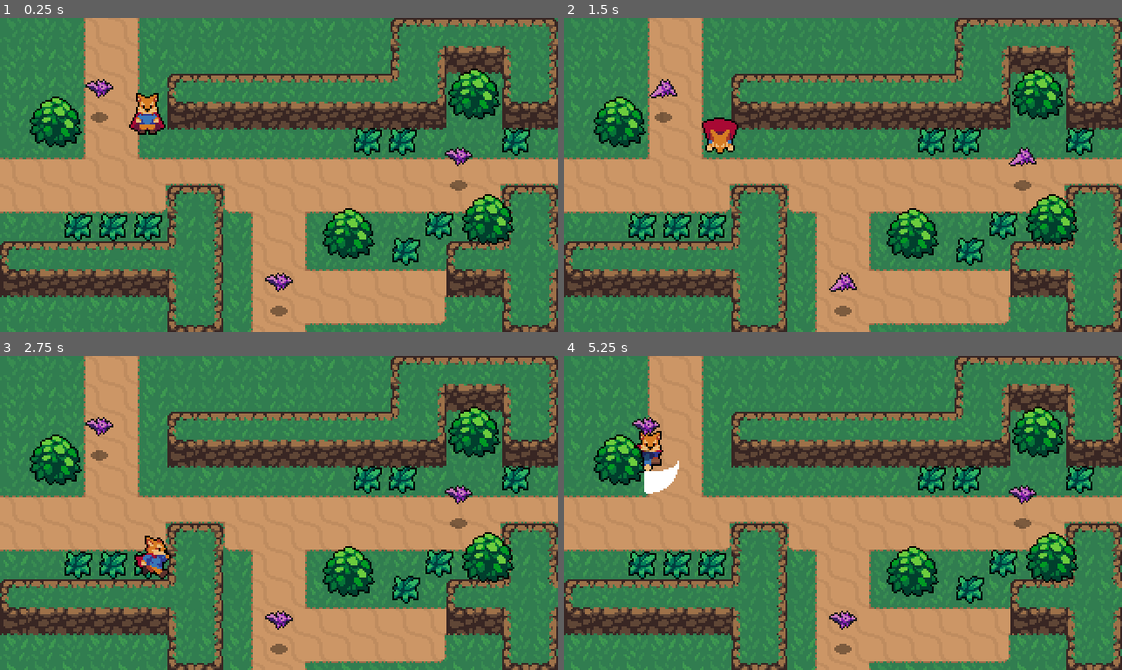
Above: before the commit, frames 1-4 (two rows, left to right).
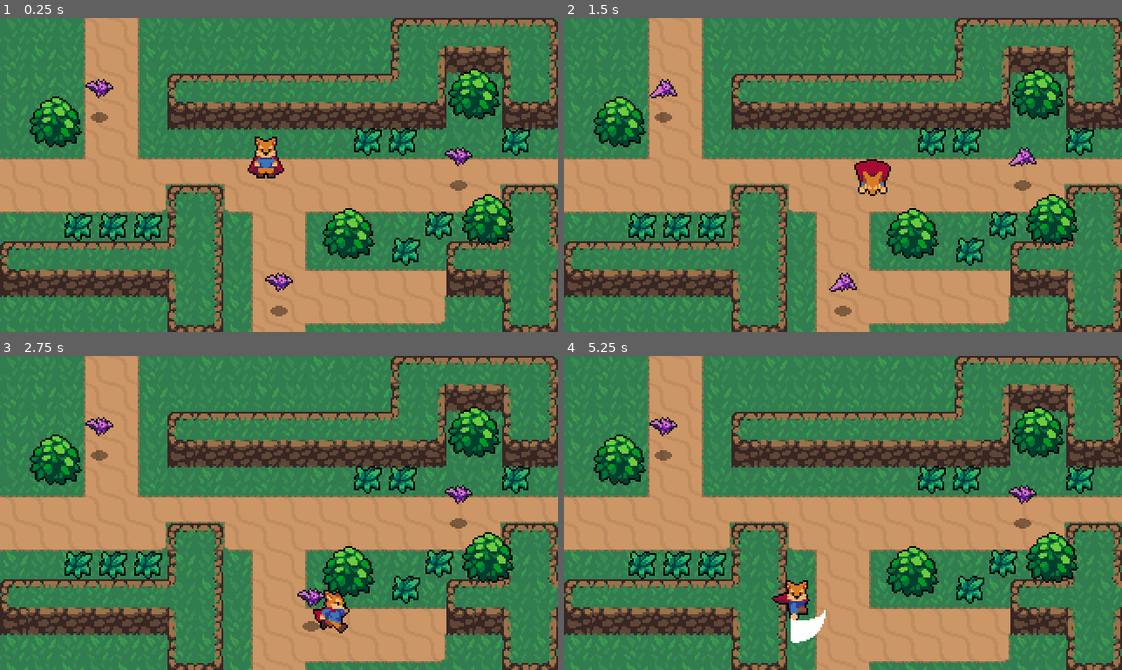
Above: after the commit, the same moments.

Repository: rprav-n/action-rpg
Game: Godot game, scene res://scenes/world/world.tscn
The game is run twice, just before and just after one commit, with the same random seed, the same clock (stepped at 60 frames per second) and the same inputs.
Inputs:
- Up to frame 1 (0.25 s): no input
- Up to frame 2 (1.5 s): hold D (move_right) 0.53-1.28 s; tap X (attack) at 0.6 s; hold S (move_down) from 1.28 s (still down); tap Space (roll) at 1.35 s
- Up to frame 3 (2.75 s): release S (move_down) at 2.03 s; hold D (move_right) from 2.03 s (still down); tap X (attack) at 2.1 s
- Up to frame 4 (5.25 s): release D (move_right) at 2.78 s; hold Up (move_up) 2.78-3.53 s; tap Space (roll) at 2.85, 4.35 s; hold Left (move_left) 3.53-5.03 s; tap X (attack) at 3.6, 5.1 s; hold S (move_down) from 5.03 s (still down)

The runs differ from the first frame. In frame 1, 1.2% of the frame differs, in the area x 23-51%, y 23-52%; in frame 2, 1.2%; in frame 3, 1.6%; in frame 4, 2.2%, in the area x 12-53%, y 19-95%.

Commit message:
Added bat AI start

Diff:
--- a/project.godot
+++ b/project.godot
@@ -21,7 +21,7 @@
 window/size/viewport_height=180
 window/size/window_width_override=1280
 window/size/window_height_override=720
-window/stretch/mode="viewport"
+window/stretch/mode="canvas_items"
 
 [input]
 
@@ -66,7 +66,7 @@
 2d_physics/layer_2="Player"
 2d_physics/layer_3="Hitbox"
 2d_physics/layer_4="Hurtbox"
-2d_physics/layer_5="Enem"
+2d_physics/layer_5="Enemy"
 
 [rendering]
 
--- a/scenes/bat/bat.gd
+++ b/scenes/bat/bat.gd
@@ -2,17 +2,43 @@
 
 extends CharacterBody2D
 
-const FRICTION: int = 400
-const MOVE: int = 150
+enum State {IDLE, WANDER, CHASE}
+
+const KNOCK_BACK_SPEED: int = 50
+const SPEED: int = 50
+const ACCELERATION: int = 400
+const FRICTION: int = 500
+const enemy_death_effect_scene: PackedScene = preload("res://scenes/effects/enemy_death/enemy_death_effect.tscn")
 
 @onready var stats: Stats = $Stats
 @onready var animated_sprite_2d: AnimatedSprite2D = $AnimatedSprite2D
-const enemy_death_effect_scene: PackedScene = preload("res://scenes/effects/enemy_death/enemy_death_effect.tscn")
+@onready var detection_zone: DetectionZone = $DetectionZone
+
+var state: State = State.IDLE
+
+func _physics_process(delta: float) -> void:
+
+	match state:
+		State.IDLE:
+			velocity = velocity.move_toward(Vector2.ZERO, FRICTION * delta)
+			seek_player()
+		State.WANDER:
+			pass
+		State.CHASE:
+			var player: Player = detection_zone.player
+			if player != null:
+				var direction: Vector2 = (player.global_position - global_position).normalized()
+				velocity = velocity.move_toward(direction * SPEED, ACCELERATION * delta)
+			else:
+				state = State.IDLE
+	move_and_slide()
+	update_animation()
 
 
-func _physics_process(delta: float) -> void:
-	velocity = velocity.move_toward(Vector2.ZERO, FRICTION * delta)
-	move_and_slide()
+func seek_player() -> void:
+	if detection_zone.can_see_player():
+		state = State.CHASE
+
 
 
 func spawn_enemy_death_effect() -> void:
@@ -21,10 +47,15 @@
 	enemy_death_effect.global_position = global_position
 
 
+func update_animation() -> void:
+	if velocity.x != 0:
+		animated_sprite_2d.flip_h = velocity.x < 0
+
+
 func _on_hurtbox_area_entered(area: Area2D) -> void:
 	if area is SwordHitBox:
 		stats.health -= area.damage
-		velocity = area.knock_back_vector * MOVE
+		velocity = area.knock_back_vector * KNOCK_BACK_SPEED
 
 
 func _on_stats_no_health() -> void:
--- a/scenes/bat/bat.tscn
+++ b/scenes/bat/bat.tscn
@@ -1,10 +1,11 @@
-[gd_scene load_steps=14 format=3 uid="uid://ho1g7gd182le"]
+[gd_scene load_steps=16 format=3 uid="uid://ho1g7gd182le"]
 
 [ext_resource type="Script" path="res://scenes/bat/bat.gd" id="1_1mlw0"]
 [ext_resource type="Texture2D" uid="uid://4y3tgg1hw7ji" path="res://assets/Enemies/Bat.png" id="1_inafb"]
 [ext_resource type="Texture2D" uid="uid://bdqthw5mwfthi" path="res://assets/Shadows/SmallShadow.png" id="2_uvdvu"]
 [ext_resource type="PackedScene" uid="uid://4b24a55cs228" path="res://scenes/hurtbox/hurtbox.tscn" id="3_c8xuv"]
 [ext_resource type="PackedScene" uid="uid://dugqfxff3t7h4" path="res://scenes/stats/stats.tscn" id="5_ny57p"]
+[ext_resource type="PackedScene" uid="uid://dkp4pwvsy4crh" path="res://scenes/detection_zone/detection_zone.tscn" id="6_d4sya"]
 
 [sub_resource type="AtlasTexture" id="AtlasTexture_oq882"]
 atlas = ExtResource("1_inafb")
@@ -56,8 +57,12 @@
 radius = 7.0
 height = 20.0
 
+[sub_resource type="CircleShape2D" id="CircleShape2D_qfn1f"]
+radius = 48.0
+
 [node name="Bat" type="CharacterBody2D"]
 collision_layer = 16
+collision_mask = 16
 script = ExtResource("1_1mlw0")
 
 [node name="AnimatedSprite2D" type="AnimatedSprite2D" parent="."]
@@ -83,7 +88,13 @@
 [node name="Stats" parent="." instance=ExtResource("5_ny57p")]
 max_health = 2
 
+[node name="DetectionZone" parent="." instance=ExtResource("6_d4sya")]
+
+[node name="CollisionShape2D" parent="DetectionZone" index="0"]
+shape = SubResource("CircleShape2D_qfn1f")
+
 [connection signal="area_entered" from="Hurtbox" to="." method="_on_hurtbox_area_entered"]
 [connection signal="no_health" from="Stats" to="." method="_on_stats_no_health"]
 
 [editable path="Hurtbox"]
+[editable path="DetectionZone"]
--- /dev/null
+++ b/scenes/detection_zone/detection_zone.gd
@@ -0,0 +1,17 @@
+class_name DetectionZone
+
+extends Area2D
+
+var player: Player = null
+
+
+func can_see_player() -> bool:
+	return player != null
+
+
+func _on_body_entered(body: Node2D) -> void:
+	player = body as Player
+
+
+func _on_body_exited(_body: Node2D) -> void:
+	player = null
--- /dev/null
+++ b/scenes/detection_zone/detection_zone.tscn
@@ -0,0 +1,13 @@
+[gd_scene load_steps=2 format=3 uid="uid://dkp4pwvsy4crh"]
+
+[ext_resource type="Script" path="res://scenes/detection_zone/detection_zone.gd" id="1_lu7f7"]
+
+[node name="DetectionZone" type="Area2D"]
+collision_layer = 0
+collision_mask = 2
+script = ExtResource("1_lu7f7")
+
+[node name="CollisionShape2D" type="CollisionShape2D" parent="."]
+
+[connection signal="body_entered" from="." to="." method="_on_body_entered"]
+[connection signal="body_exited" from="." to="." method="_on_body_exited"]
--- a/scenes/player/player.gd
+++ b/scenes/player/player.gd
@@ -25,7 +25,7 @@
 	sword_hitbox.knock_back_vector = roll_vector
 
 
-func _process(_delta: float) -> void:
+func _physics_process(_delta: float) -> void:
 	match state:
 		State.MOVE:
 			process_move()
--- a/scenes/world/world.tscn
+++ b/scenes/world/world.tscn
@@ -834,7 +834,7 @@
 
 [node name="Player" parent="YSort" instance=ExtResource("2_121rq")]
 y_sort_enabled = false
-position = Vector2(85, 63)
+position = Vector2(153, 88)
 
 [node name="Bushes" type="Node2D" parent="YSort"]
 y_sort_enabled = true
@@ -877,11 +877,11 @@
 [node name="Grass8" parent="YSort/Grasses" instance=ExtResource("6_asir6")]
 position = Vector2(233, 142)
 
-[node name="Bat" parent="." instance=ExtResource("7_rnwjq")]
+[node name="Bat" parent="YSort" instance=ExtResource("7_rnwjq")]
 position = Vector2(57, 57)
 
-[node name="Bat2" parent="." instance=ExtResource("7_rnwjq")]
+[node name="Bat2" parent="YSort" instance=ExtResource("7_rnwjq")]
 position = Vector2(263, 96)
 
-[node name="Bat3" parent="." instance=ExtResource("7_rnwjq")]
+[node name="Bat3" parent="YSort" instance=ExtResource("7_rnwjq")]
 position = Vector2(160, 168)
